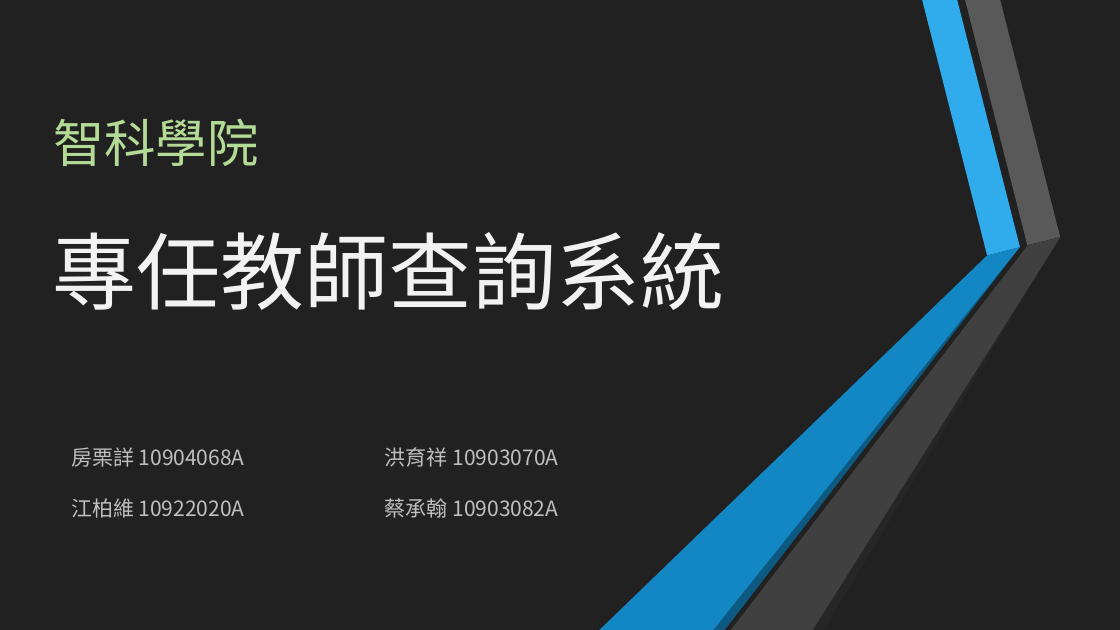
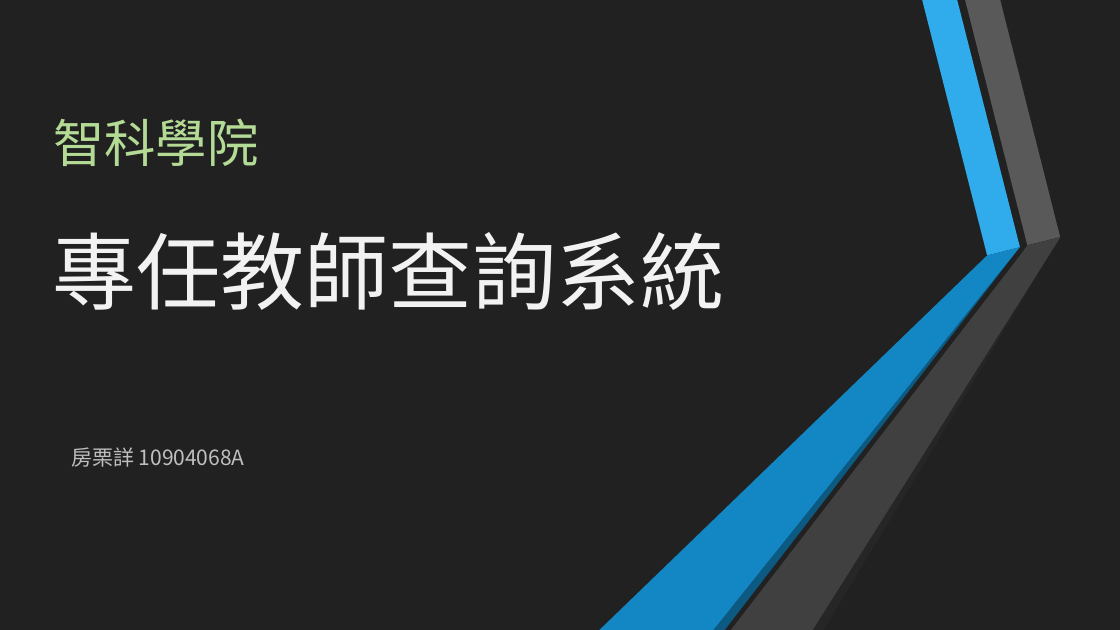
Before and after one commit to Xiang511/TeacherQuerySystem, a slide deck: slide 1 of 資料庫系統final.pptx. Drawn at 1120x630 pixels with LibreOffice and Linux fonts; fonts in the diff are those of the drawing. Boxes give left, top, right and bottom in pixels: in the first picture for what was removed or moved away, otherwise in the second. Text is boxed around its words. In the diff, an @@ line names an element or a change of style, - is before the commit and + after.

```diff
--- a/資料庫系統final.pptx
+++ b/資料庫系統final.pptx
@@ text removed at [385,447,559,467] @@
-洪育祥 10903070A
@@ text removed at [71,498,245,518] @@
-江柏維 10922020A
@@ text removed at [385,498,559,518] @@
-蔡承翰 10903082A
```
